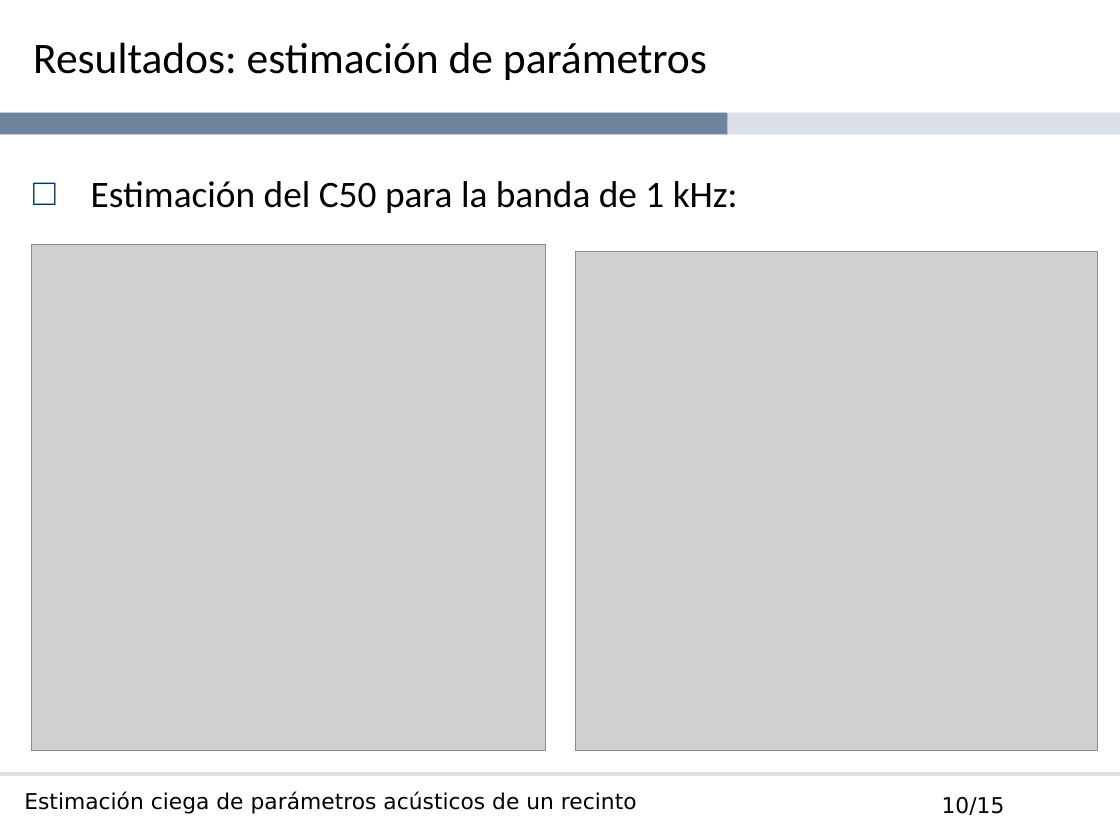
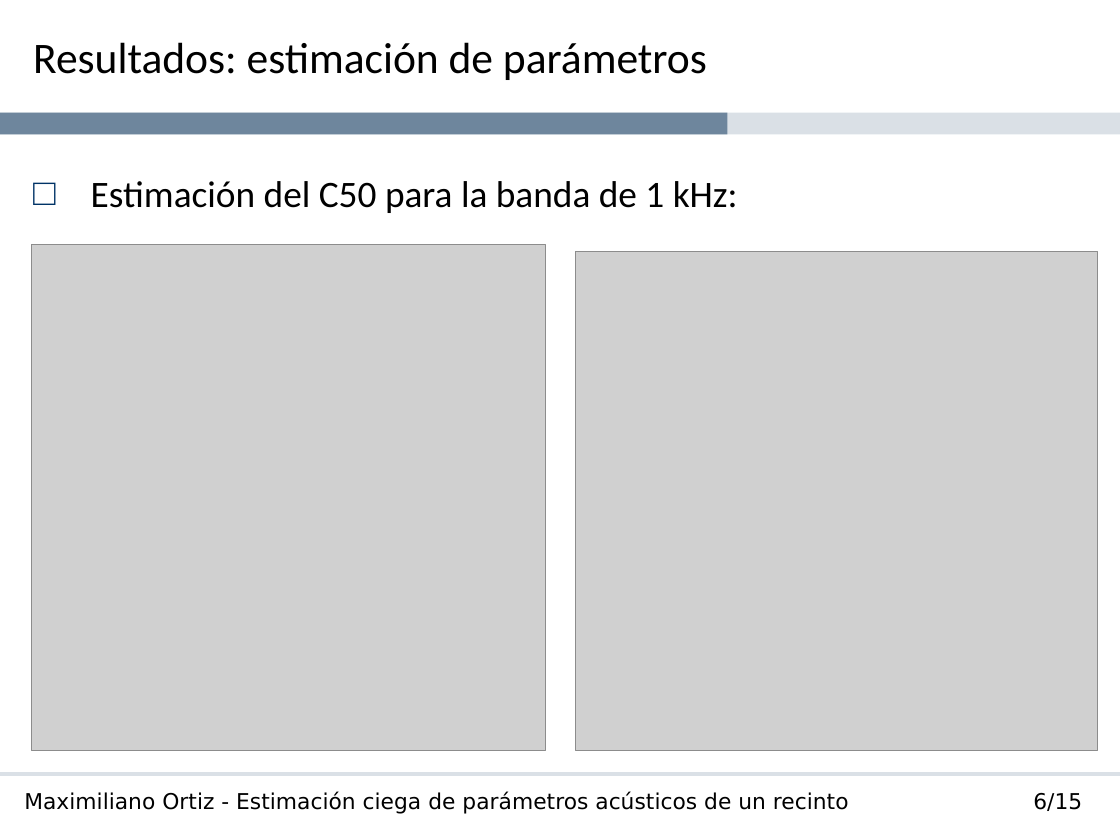
Before and after one commit to maxiaortiz22/thesis-report, a slide deck: slide 11 of Estimación ciega de parámetros acústicos de un recinto - Ortiz.pptx (slide 10 before the commit). Drawn at 1120x840 pixels with LibreOffice and Linux fonts; fonts in the diff are those of the drawing; grey boxes stand for pictures; background and template pictures are left out. Boxes give left, top, right and bottom in pixels: in the first picture for what was removed or moved away, otherwise in the second. Text is boxed around its words. In the diff, an @@ line names an element or a change of style, - is before the commit and + after.

```diff
--- a/Estimación ciega de parámetros acústicos de un recinto - Ortiz.pptx
+++ b/Estimación ciega de parámetros acústicos de un recinto - Ortiz.pptx
@@ rectangle "Maximiliano Ortiz - Estimación ciega ...": place and size @@
-rectangle "Maximiliano Ortiz - Estimación ciega ..." at [13, 782, 666, 829]
+rectangle "Maximiliano Ortiz - Estimación ciega ..." at [13, 782, 887, 829]
@@ text in rectangle at [24, 791, 849, 814]: text changed @@
-Estimación ciega de parámetros acústicos de un recinto
+Maximiliano Ortiz - Estimación ciega de parámetros acústicos de un recinto
@@ rectangle "6/15": place and size @@
-rectangle "6/15" at [931, 786, 1072, 825]
+rectangle "6/15" at [886, 782, 1093, 829]
@@ page number at [982, 793, 1072, 811]: text changed @@
-10 / TotNum
+11 / TotNum
@@ text in rectangle at [1033, 793, 1082, 811]: text changed @@
-10/15
+6/15
```
Also in this commit, not shown: 13 other slides changed, 1 slide added, 51 other files.
